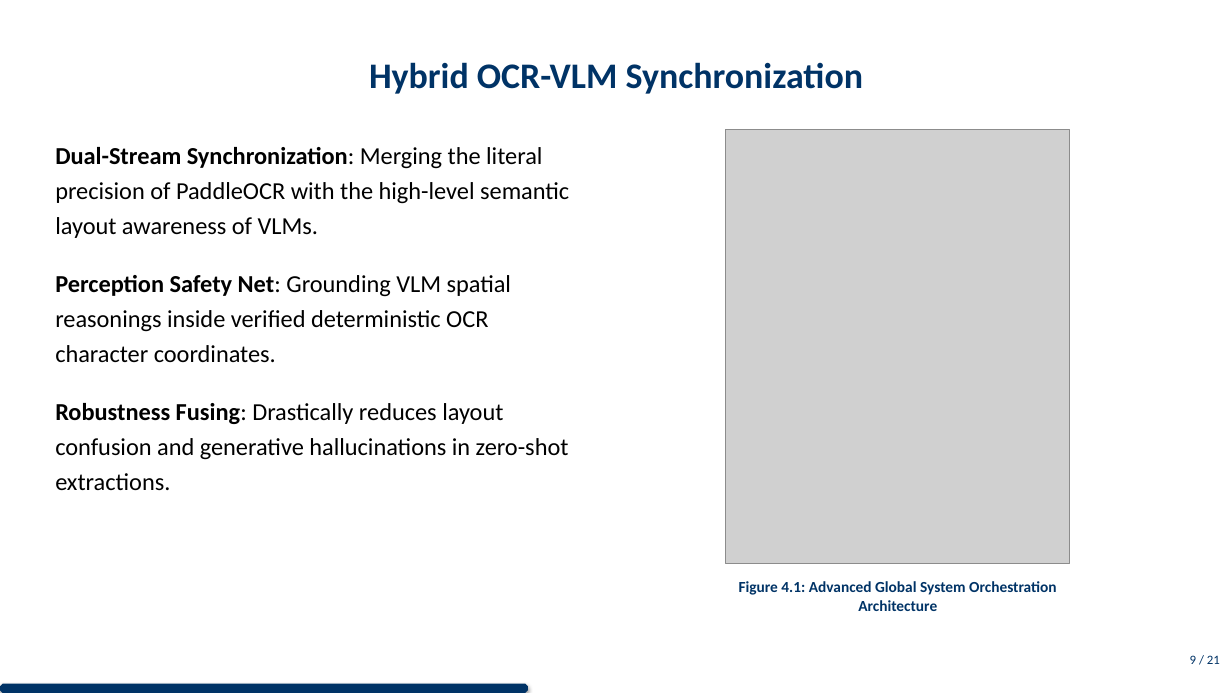
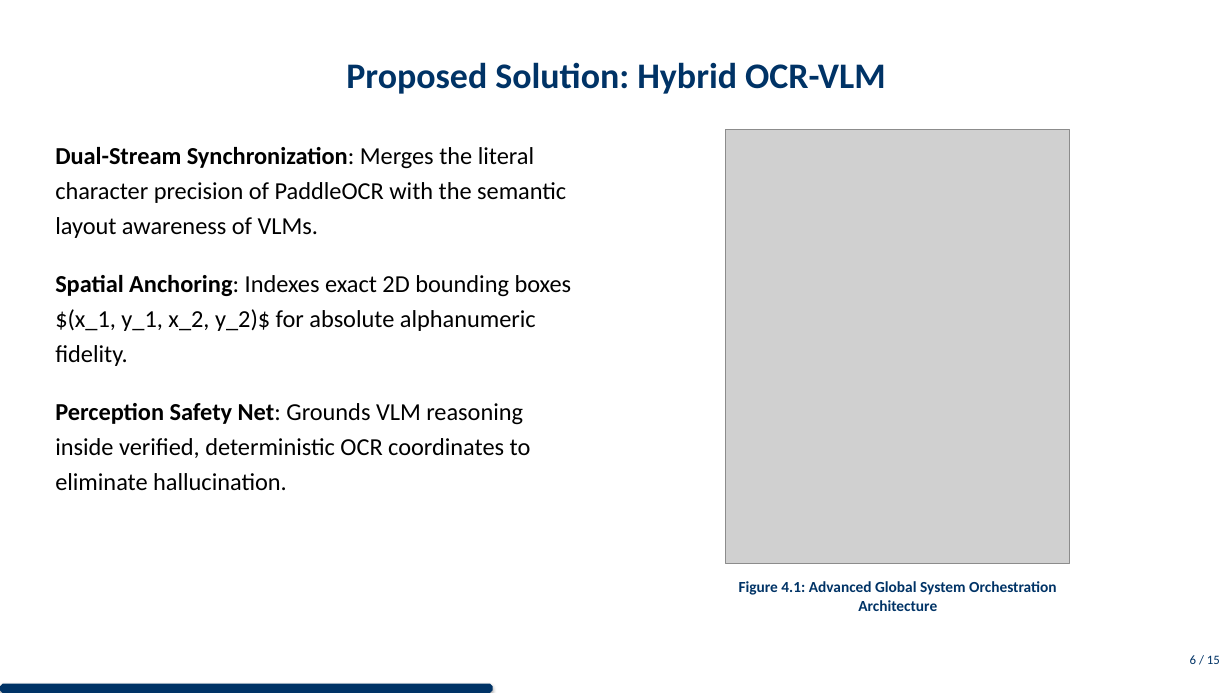
Before and after one commit to DESMOND135/DOCVQA-RAG-PERCEPTION-BENCHMARK, a slide deck: slide 7 of MAIN/presentation/presentation.pptx (slide 10 before the commit). Drawn at 1232x693 pixels with LibreOffice and Linux fonts; fonts in the diff are those of the drawing; grey boxes stand for pictures. Boxes give left, top, right and bottom in pixels: in the first picture for what was removed or moved away, otherwise in the second. Text is boxed around its words. In the diff, an @@ line names an element or a change of style, - is before the commit and + after.

```diff
--- a/MAIN/presentation/presentation.pptx
+++ b/MAIN/presentation/presentation.pptx
@@ title at (346, 62, 885, 94): text changed @@
-Hybrid OCR-VLM Synchronization
+Proposed Solution: Hybrid OCR-VLM
@@ text at (55, 147, 572, 490): text changed @@
-Dual-Stream Synchronization: Merging the literal precision of PaddleOCR with the high-level semantic layout awareness of VLMs.
-Perception Safety Net: Grounding VLM spatial reasonings inside verified deterministic OCR character coordinates.
-Robustness Fusing: Drastically reduces layout confusion and generative hallucinations in zero-shot extractions.
+Dual-Stream Synchronization: Merges the literal character precision of PaddleOCR with the semantic layout awareness of VLMs.
+Spatial Anchoring: Indexes exact 2D bounding boxes $(x_1, y_1, x_2, y_2)$ for absolute alphanumeric fidelity.
+Perception Safety Net: Grounds VLM reasoning inside verified, deterministic OCR coordinates to eliminate hallucination.
@@ text at (1190, 655, 1220, 664): text changed @@
-9 / 21
+6 / 15
@@ octagon: place and size @@
-octagon at (0, 684, 528, 693)
+octagon at (0, 684, 493, 693)
```
Also in this commit, not shown: 12 other slides changed, 1 slide added, 7 slides removed, 23 other files.
